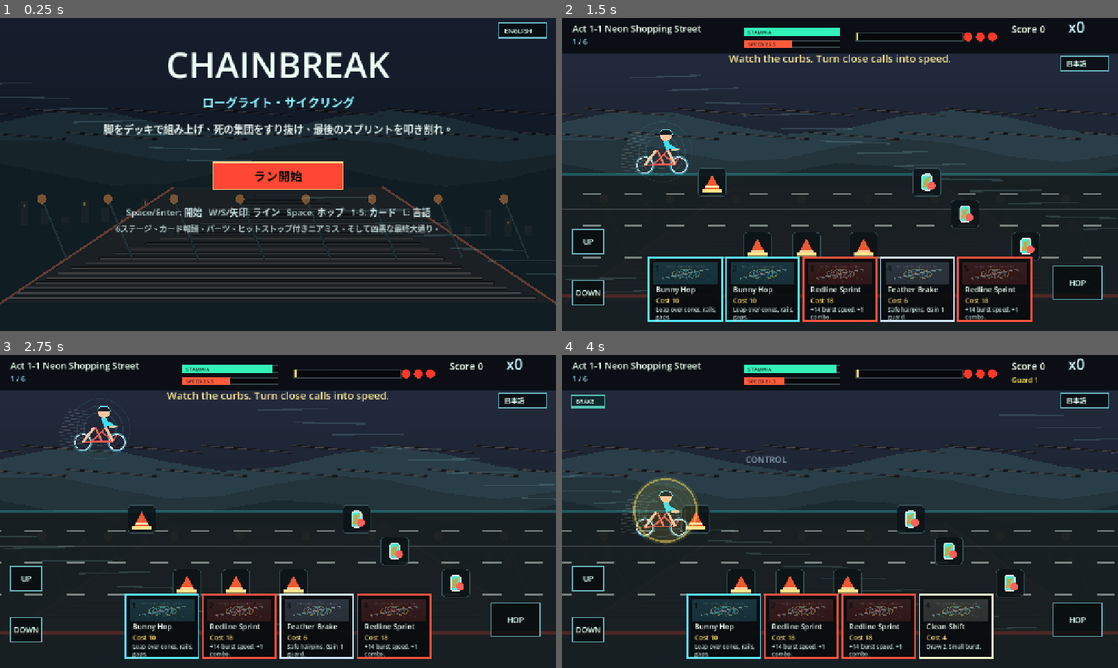
Above: before the commit, frames 1-4 (two rows, left to right).
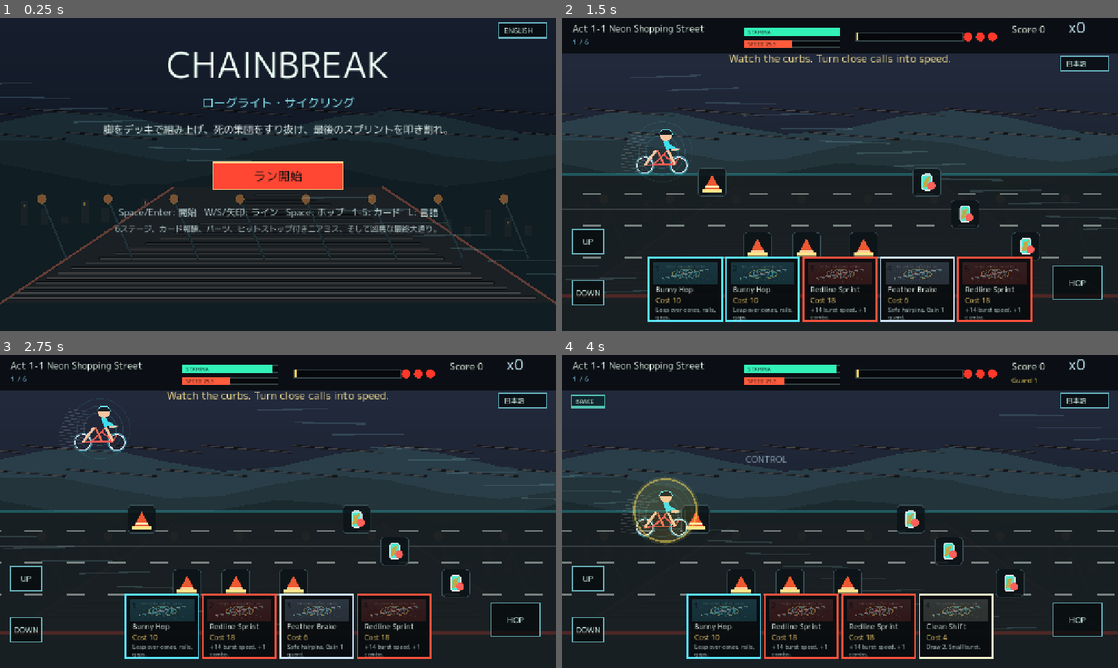
Above: after the commit, the same moments.

Repository: ryogaaaaaaaaaaa/ShakarikiSports
Game: Godot game, scene res://scenes/Main.tscn
The game is run twice, just before and just after one commit, with the same random seed, the same clock (stepped at 60 frames per second) and the same inputs.
Inputs (mouse positions are in pixels of both pictures, inside the frame that each line leads up to):
- Up to frame 1 (0.25 s): no input
- Up to frame 2 (1.5 s): tap Enter at 0.5, 1.35 s; move the mouse to (962, 158) at 0.52 s; hold W 0.53-1.28 s; tap L at 0.6 s; click (962, 158) at 0.67 s; tap Space at 0.77 s; move the mouse to (728, 190) at 1.27 s; hold S from 1.28 s (still down)
- Up to frame 3 (2.75 s): tap Space at 1.52 s; move the mouse to (333, 442) at 2.02 s; release S at 2.03 s; hold W from 2.03 s (still down); tap 1 at 2.1 s
- Up to frame 4 (4 s): move the mouse to (812, 574) at 2.77 s; tap 5 at 2.85 s; click (812, 574) at 2.92 s; tap Space at 3.02, 3.77 s; move the mouse to (1006, 558) at 3.52 s; release W at 3.53 s; hold S from 3.53 s (still down); tap 3 at 3.6 s

The runs differ from the first frame. In frame 1, 4.2% of the frame differs, in the area x 18-96%, y 3-69%; in frame 2, 2.4%; in frame 3, 2.2%; in frame 4, 1.9%.

Commit message:
Bundle Japanese font for web build

Diff:
--- a/scripts/main.gd
+++ b/scripts/main.gd
@@ -402,6 +402,7 @@
 var rider_texture
 var atlas_texture
 var card_texture
+var ui_font
 var sfx = {}
 
 var stage_index = 0
@@ -471,6 +472,13 @@
 
 func _ready():
 	rng.randomize()
+	ui_font = ResourceLoader.load("res://assets/fonts/MPLUS1p-Regular.ttf")
+	if ui_font == null:
+		var dynamic_font = FontFile.new()
+		if dynamic_font.load_dynamic_font("res://assets/fonts/MPLUS1p-Regular.ttf") == OK:
+			ui_font = dynamic_font
+	if ui_font != null:
+		add_theme_font_override("font", ui_font)
 	bg_texture = load_texture_file("res://assets/generated/background_neon_downhill.png")
 	rider_texture = load_texture_file("res://assets/generated/rider_sprinter.png")
 	atlas_texture = load_texture_file("res://assets/generated/object_atlas.png")
@@ -1533,7 +1541,7 @@
 func draw_touch_button(rect, label):
 	draw_rect(rect, Color(0.02, 0.04, 0.05, 0.72))
 	draw_rect(rect, Color(0.55, 0.95, 1.0, 0.7), false, 3)
-	var font = get_theme_default_font()
+	var font = get_ui_font()
 	var measured = font.get_string_size(label, HORIZONTAL_ALIGNMENT_LEFT, -1, 18)
 	var pos = rect.position + Vector2((rect.size.x - measured.x) * 0.5, rect.size.y * 0.5 + 7)
 	font.draw_string(get_canvas_item(), pos, label, HORIZONTAL_ALIGNMENT_LEFT, -1, 18, Color(0.86, 1.0, 0.95))
@@ -1611,13 +1619,19 @@
 	draw_rect(rect, stroke, false, width)
 
 
+func get_ui_font():
+	if ui_font != null:
+		return ui_font
+	return get_theme_default_font()
+
+
 func draw_text(text, pos, size, color):
-	var font = get_theme_default_font()
+	var font = get_ui_font()
 	font.draw_string(get_canvas_item(), pos, str(text), HORIZONTAL_ALIGNMENT_LEFT, -1, size, color)
 
 
 func draw_fit_text(text, pos, width, max_size, min_size, color):
-	var font = get_theme_default_font()
+	var font = get_ui_font()
 	var size = max_size
 	while size > min_size and font.get_string_size(str(text), HORIZONTAL_ALIGNMENT_LEFT, -1, size).x > width:
 		size -= 1
@@ -1625,7 +1639,7 @@
 
 
 func draw_centered(text, y, size, color):
-	var font = get_theme_default_font()
+	var font = get_ui_font()
 	var measured = font.get_string_size(str(text), HORIZONTAL_ALIGNMENT_LEFT, -1, size)
 	var x = (get_viewport_rect().size.x - measured.x) * 0.5
 	font.draw_string(get_canvas_item(), Vector2(x, y), str(text), HORIZONTAL_ALIGNMENT_LEFT, -1, size, color)
@@ -1642,7 +1656,7 @@
 			words.append(source.substr(i, 1))
 	var line = ""
 	var y = pos.y
-	var font = get_theme_default_font()
+	var font = get_ui_font()
 	for word in words:
 		var candidate = word if line == "" else line + joiner + word
 		if font.get_string_size(candidate, HORIZONTAL_ALIGNMENT_LEFT, -1, size).x > width and line != "":
Binary file added: assets/fonts/MPLUS1p-Regular.ttf
Not shown, added: assets/fonts/MPLUS1p-Regular.ttf.import
Not shown, added: assets/fonts/OFL.txt
Not shown, changed: README.md
Not shown, changed: docs/play/index.html
Not shown, changed: docs/play/index.pck
